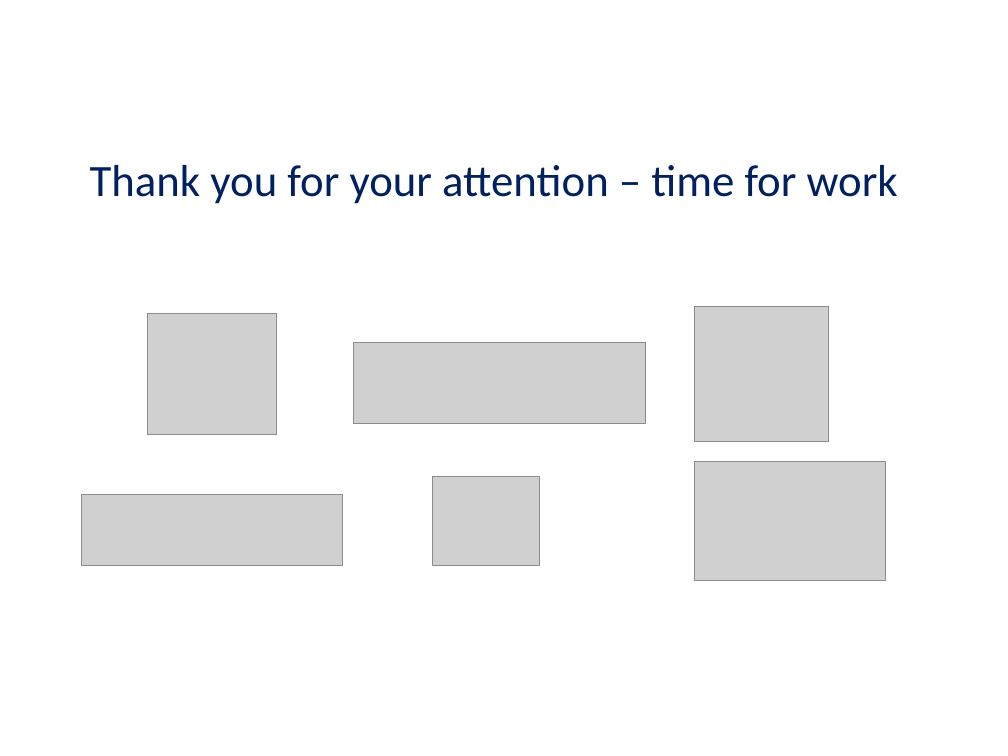
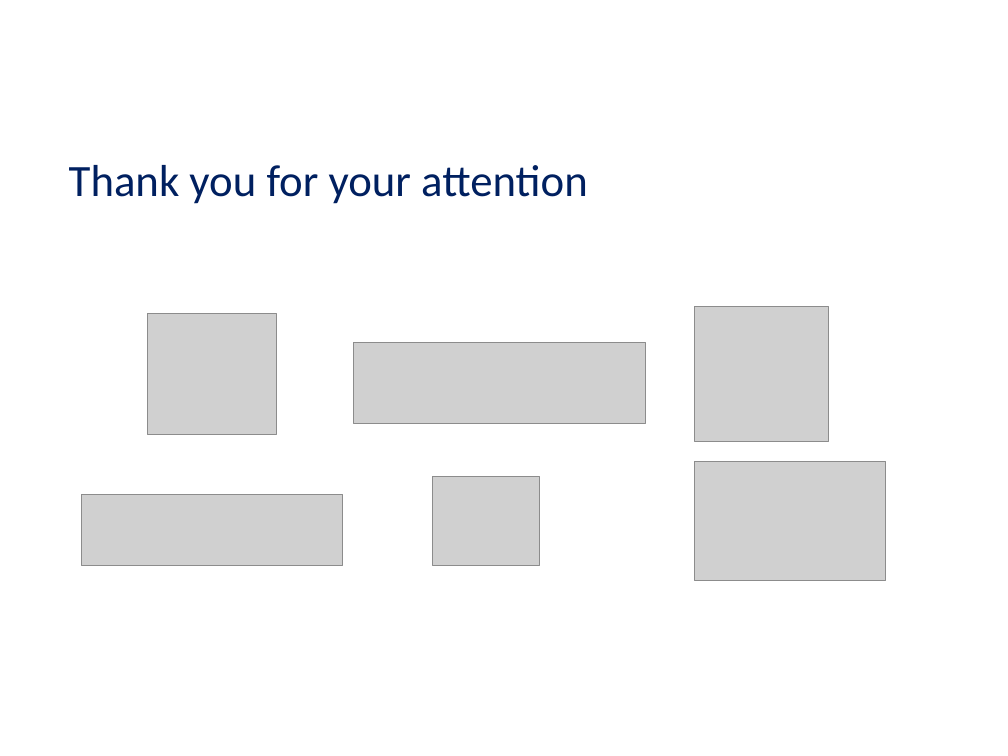
Before and after one commit to jaygattuso/iPres2014-format-workshop, a slide deck: slide 30 of Slides/Session 2 iPRES_Jan_Hutar_workshop.pptx. Drawn at 1008x756 pixels with LibreOffice and Linux fonts; fonts in the diff are those of the drawing; grey boxes stand for pictures; background and template pictures are left out. Boxes give left, top, right and bottom in pixels: in the first picture for what was removed or moved away, otherwise in the second. Text is boxed around its words. In the diff, an @@ line names an element or a change of style, - is before the commit and + after.

```diff
--- a/Slides/Session 2 iPRES_Jan_Hutar_workshop.pptx
+++ b/Slides/Session 2 iPRES_Jan_Hutar_workshop.pptx
@@ text at (69,165,588,204): text changed @@
-Thank you for your attention – time for work
+Thank you for your attention
```
Also in this commit, not shown: 12 other slides changed, 2 other files.
